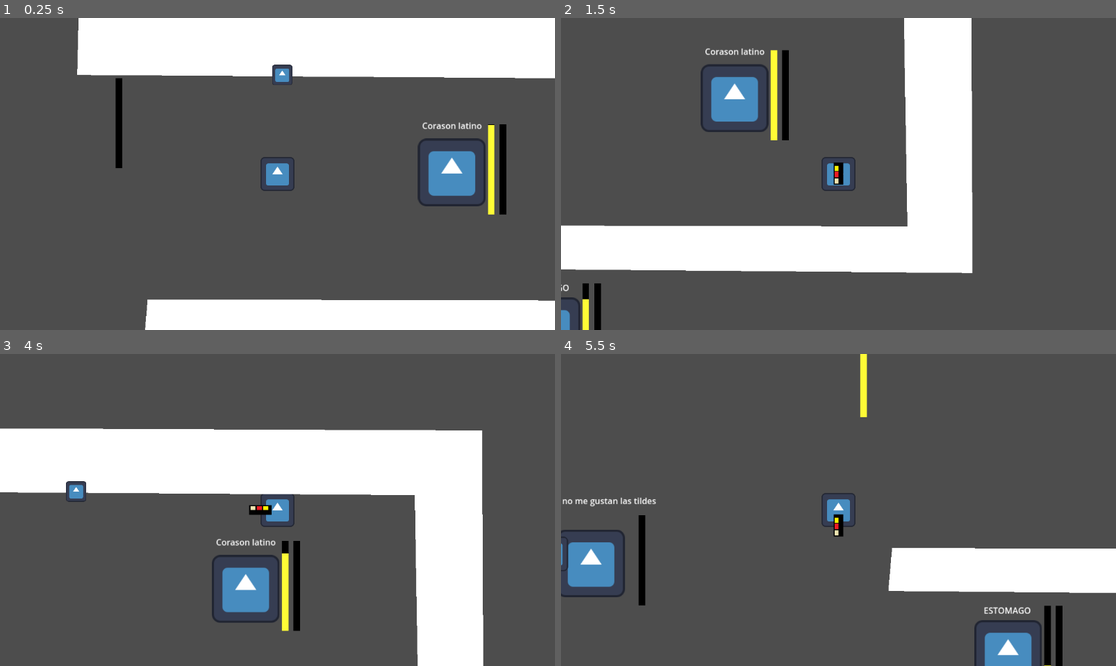
Above: before the commit, frames 1-4 (two rows, left to right).
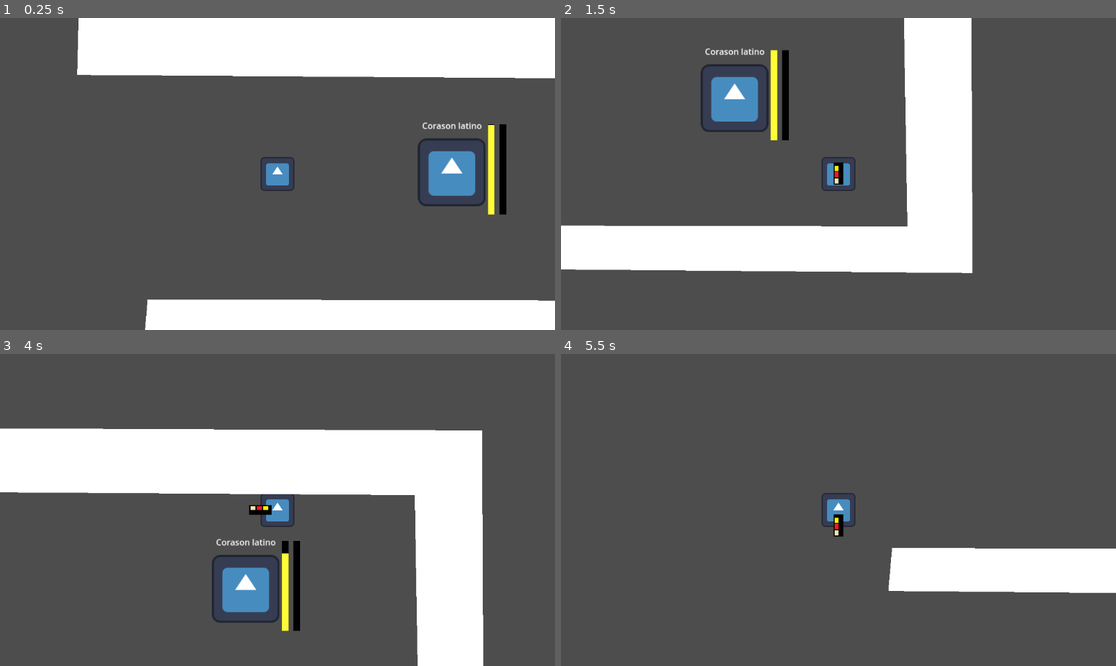
Above: after the commit, the same moments.

Repository: Marcopole11/minijam178
Game: Godot game, scene res://mundo.tscn
Two runs of this game, one before a commit and one after it. Both use one fixed random seed, a clock stepped at 60 frames per second and the inputs below. The engine's default icon, where the game draws it, is replaced by a stand-in: a white triangle on a blue panel in a dark square.
Inputs (mouse positions are in pixels of both pictures, inside the frame that each line leads up to):
- Up to frame 1 (0.25 s): no input
- Up to frame 2 (1.5 s): tap Enter at 0.5 s; move the mouse to (960, 158) at 0.52 s; hold D (move_right) 0.53-1.28 s; click (960, 158) at 0.6 s; move the mouse to (727, 189) at 1.27 s; hold S (move_down) from 1.28 s (still down); click (727, 189) at 1.35 s
- Up to frame 3 (4 s): tap Space at 2 s; move the mouse to (333, 441) at 2.02 s; release S (move_down) at 2.03 s; hold D (move_right) 2.03-2.78 s; click (333, 441) at 2.1 s; tap Enter at 2.75 s; move the mouse to (249, 572) at 2.77 s; hold W (move_up) 2.78-3.53 s; click (249, 572) at 2.85 s; move the mouse to (444, 556) at 3.52 s; hold A (move_left) from 3.53 s (still down); click (444, 556) at 3.6 s
- Up to frame 4 (5.5 s): move the mouse to (672, 463) at 4.27 s; click (672, 463) at 4.35 s; move the mouse to (866, 510) at 5.02 s; release A (move_left) at 5.03 s; hold S (move_down) from 5.03 s (still down); click (866, 510) at 5.1 s

The runs differ from the first frame. In frame 1, 0.6% of the frame differs, in the area x 20-53%, y 14-49%; in frame 2, 0.5%; in frame 3, 0.2%; in frame 4, 4.0%, in the area x 0-91%, y 0-100%.
Error after the commit: Invalid access to property or key 'pizza_delivered' on a base object of type 'Nil'. (res://Scripts/player.gd:20)

Commit message:
corregir pierna y mas placeholder

Diff:
--- a/minijam178/mundo.tscn
+++ b/minijam178/mundo.tscn
@@ -1,16 +1,11 @@
-[gd_scene load_steps=7 format=3 uid="uid://dfdeyk84wht86"]
+[gd_scene load_steps=3 format=3 uid="uid://dfdeyk84wht86"]
 
 [ext_resource type="PackedScene" uid="uid://o4yulb10i6ks" path="res://Scenes/player.tscn" id="1_4w6mk"]
 [ext_resource type="PackedScene" uid="uid://buraukd85vvlu" path="res://Scenes/heart.tscn" id="2_71hwq"]
-[ext_resource type="PackedScene" uid="uid://i42moxoncfea" path="res://Scenes/pizzaguy.tscn" id="3_wydr0"]
-[ext_resource type="PackedScene" uid="uid://byc6xlkqcithr" path="res://Scenes/phone.tscn" id="4_6xl0r"]
-[ext_resource type="PackedScene" uid="uid://wnmav3mgfhd7" path="res://Scenes/stomach.tscn" id="4_jkpjo"]
-[ext_resource type="PackedScene" uid="uid://c3qinbxag8omm" path="res://Scenes/kidney.tscn" id="5_v1kfj"]
 
 [node name="Node2D" type="Node2D"]
 
-[node name="Player" parent="." node_paths=PackedStringArray("pizzaguy") instance=ExtResource("1_4w6mk")]
-pizzaguy = NodePath("../Pizzaguy")
+[node name="Player" parent="." instance=ExtResource("1_4w6mk")]
 
 [node name="Polygon2D" type="StaticBody2D" parent="."]
 position = Vector2(10, 13)
@@ -23,17 +18,3 @@
 
 [node name="Heart" parent="." instance=ExtResource("2_71hwq")]
 position = Vector2(714, 318)
-
-[node name="Pizzaguy" parent="." node_paths=PackedStringArray("phone") instance=ExtResource("3_wydr0")]
-position = Vector2(0, 214)
-phone = NodePath("../phone")
-
-[node name="Stomach" parent="." node_paths=PackedStringArray("player") instance=ExtResource("4_jkpjo")]
-position = Vector2(359, 758)
-player = NodePath("../Player")
-
-[node name="Kidney" parent="." instance=ExtResource("5_v1kfj")]
-position = Vector2(-428, 587)
-
-[node name="phone" parent="." instance=ExtResource("4_6xl0r")]
-position = Vector2(394, 134)
Binary file changed: minijam178/textures/mainCharParts/LeftLeg.png
Binary file added: minijam178/textures/props/PizzaIcon.png
Binary file added: minijam178/textures/stations/Smartphone.png
Binary file added: minijam178/textures/stations/brain.png
Not shown, changed: files/drafts.kra
